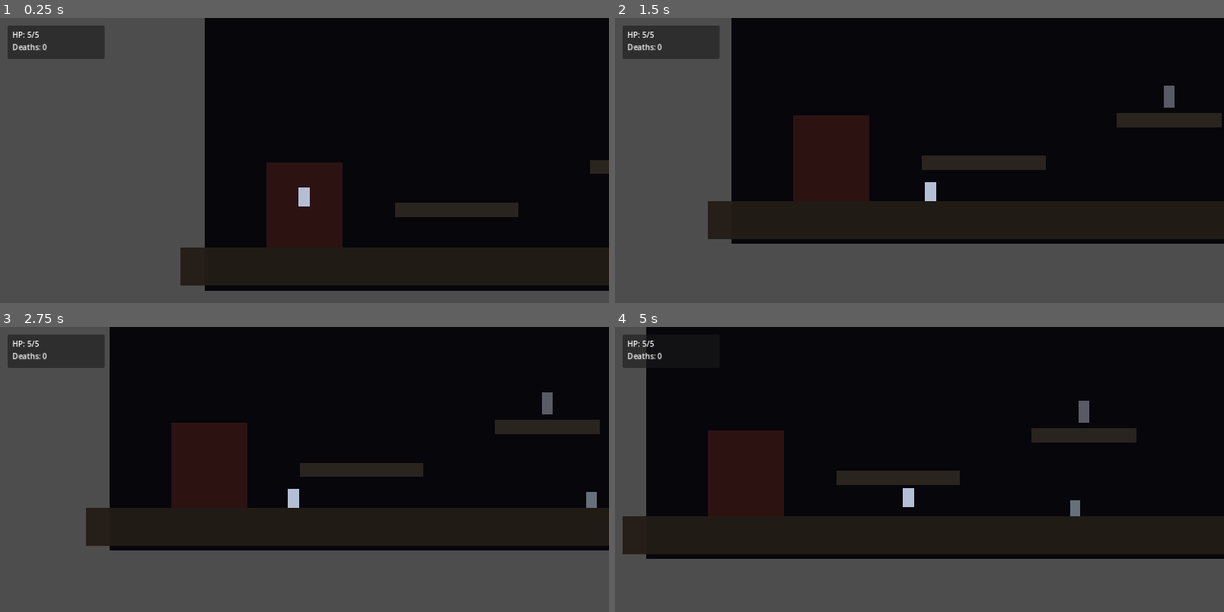
Above: before the commit, frames 1-4 (two rows, left to right).
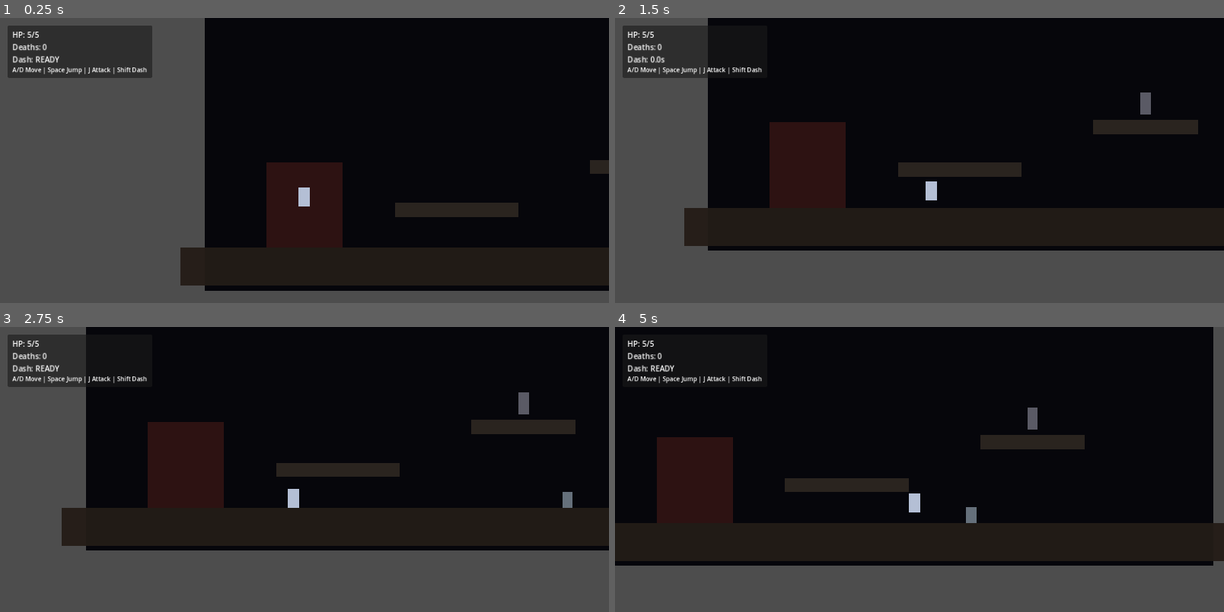
Above: after the commit, the same moments.

Repository: highneken/ProjectDarkness2D
Game: Godot game, scene res://scenes/Main.tscn
The game is run twice, just before and just after one commit, with the same random seed, the same clock (stepped at 60 frames per second) and the same inputs.
Inputs:
- Up to frame 1 (0.25 s): no input
- Up to frame 2 (1.5 s): hold D (move_right) from 0.53 s (still down); tap J (attack) at 0.6 s; tap Space (jump) at 0.77, 1.07 s; tap Shift (dash, bound only after the commit) at 0.8, 1.35 s
- Up to frame 3 (2.75 s): tap Space (jump) at 1.52, 1.55, 1.82, 2.1 s; release D (move_right) at 2.03 s; hold A (move_left) from 2.03 s (still down); tap J (attack) at 2.3 s
- Up to frame 4 (5 s): release A (move_left) at 2.78 s; hold D (move_right) 2.78-4.28 s; tap J (attack) at 2.85, 4.35 s; tap Space (jump) at 3.02, 3.32, 3.77, 3.8, 4.07, 4.52, 4.82 s; tap Shift (dash, bound only after the commit) at 3.05, 3.6 s; hold A (move_left) from 4.28 s (still down)

The runs differ from the first frame. In frame 1, 2.4% of the frame differs, in the area x 1-25%, y 2-22%; in frame 2, 14%; in frame 3, 7.5%; in frame 4, 19%, in the area x 0-100%, y 0-84%.

Commit message:
Proactive gameplay pass: add dash ability and HUD dash cooldown/controls

Diff:
--- a/project.godot
+++ b/project.godot
@@ -31,3 +31,7 @@
 "deadzone": 0.5,
 "events": [Object(InputEventKey,"resource_local_to_scene":false,"resource_name":"","device":-1,"window_id":0,"alt_press …(193 unchanged characters)…
 }
+dash={
+"deadzone": 0.5,
+"events": [Object(InputEventKey,"resource_local_to_scene":false,"resource_name":"","device":-1,"window_id":0,"alt_pressed":false,"shift_pressed":false,"ctrl_pressed":false,"meta_pressed":false,"pressed":false,"keycode":4194325,"physical_keycode":0,"key_label":0,"unicode":0,"location":0,"echo":false,"script":null), Object(InputEventKey,"resource_local_to_scene":false,"resource_name":"","device":-1,"window_id":0,"alt_pressed":false,"shift_pressed":false,"ctrl_pressed":false,"meta_pressed":false,"pressed":false,"keycode":75,"physical_keycode":0,"key_label":0,"unicode":107,"location":0,"echo":false,"script":null)]
+}
--- a/scenes/HUD.tscn
+++ b/scenes/HUD.tscn
@@ -8,8 +8,8 @@
 [node name="Panel" type="Panel" parent="."]
 offset_left = 16.0
 offset_top = 16.0
-offset_right = 220.0
-offset_bottom = 86.0
+offset_right = 320.0
+offset_bottom = 126.0
 
 [node name="HpLabel" type="Label" parent="Panel"]
 offset_left = 10.0
@@ -24,3 +24,18 @@
 offset_right = 180.0
 offset_bottom = 57.0
 text = "Deaths: 0"
+
+[node name="DashLabel" type="Label" parent="Panel"]
+offset_left = 10.0
+offset_top = 60.0
+offset_right = 260.0
+offset_bottom = 83.0
+text = "Dash: READY"
+
+[node name="ControlsLabel" type="Label" parent="Panel"]
+offset_left = 10.0
+offset_top = 84.0
+offset_right = 300.0
+offset_bottom = 109.0
+text = "A/D Move | Space Jump | J Attack | Shift Dash"
+scale = Vector2(0.8, 0.8)
--- a/scripts/hud.gd
+++ b/scripts/hud.gd
@@ -2,10 +2,14 @@
 
 @onready var hp_label: Label = $Panel/HpLabel
 @onready var death_label: Label = $Panel/DeathLabel
+@onready var dash_label: Label = $Panel/DashLabel
+
+var player_ref: Node
 
 func _ready() -> void:
 	var player := get_parent().get_node("Player")
 	var gm := get_parent().get_node("GameManager")
+	player_ref = player
 
 	if player.has_signal("hp_changed"):
 		player.hp_changed.connect(_on_hp_changed)
@@ -15,6 +19,16 @@
 		gm.death_count_changed.connect(_on_death_count_changed)
 		_on_death_count_changed(gm.death_count)
 
+func _process(_delta: float) -> void:
+	if player_ref == null:
+		return
+	if "dash_cooldown_left" in player_ref:
+		var cd: float = player_ref.dash_cooldown_left
+		if cd <= 0.01:
+			dash_label.text = "Dash: READY"
+		else:
+			dash_label.text = "Dash: %.1fs" % cd
+
 func _on_hp_changed(current: int, max_hp: int) -> void:
 	hp_label.text = "HP: %d/%d" % [current, max_hp]
 
--- a/scripts/player.gd
+++ b/scripts/player.gd
@@ -12,6 +12,9 @@
 @export var jump_buffer_time: float = 0.12
 @export var short_jump_cut: float = 0.5
 @export var invuln_time: float = 0.6
+@export var dash_speed: float = 520.0
+@export var dash_time: float = 0.16
+@export var dash_cooldown: float = 0.7
 
 var hp: int
 var facing: int = 1
@@ -19,6 +22,9 @@
 var coyote_timer := 0.0
 var jump_buffer_timer := 0.0
 var invuln := false
+var is_dashing := false
+var dash_time_left := 0.0
+var dash_cooldown_left := 0.0
 
 @onready var attack_area: Area2D = $AttackArea
 @onready var attack_shape: CollisionShape2D = $AttackArea/CollisionShape2D
@@ -30,34 +36,47 @@
 	emit_signal("hp_changed", hp, max_hp)
 
 func _physics_process(delta: float) -> void:
-	if Input.is_action_just_pressed("jump"):
-		jump_buffer_timer = jump_buffer_time
+	dash_cooldown_left = max(dash_cooldown_left - delta, 0.0)
+
+	if Input.is_action_just_pressed("dash") and dash_cooldown_left <= 0.0 and not is_dashing:
+		is_dashing = true
+		dash_time_left = dash_time
+		dash_cooldown_left = dash_cooldown
+
+	if is_dashing:
+		dash_time_left -= delta
+		velocity = Vector2(facing * dash_speed, 0)
+		if dash_time_left <= 0.0:
+			is_dashing = false
 	else:
-		jump_buffer_timer = max(jump_buffer_timer - delta, 0.0)
+		if Input.is_action_just_pressed("jump"):
+			jump_buffer_timer = jump_buffer_time
+		else:
+			jump_buffer_timer = max(jump_buffer_timer - delta, 0.0)
 
-	if is_on_floor():
-		coyote_timer = coyote_time
-	else:
-		coyote_timer = max(coyote_timer - delta, 0.0)
-		velocity.y += ProjectSettings.get_setting("physics/2d/default_gravity") * gravity_scale * delta
+		if is_on_floor():
+			coyote_timer = coyote_time
+		else:
+			coyote_timer = max(coyote_timer - delta, 0.0)
+			velocity.y += ProjectSettings.get_setting("physics/2d/default_gravity") * gravity_scale * delta
 
-	if jump_buffer_timer > 0.0 and coyote_timer > 0.0:
-		velocity.y = jump_velocity
-		jump_buffer_timer = 0.0
-		coyote_timer = 0.0
+		if jump_buffer_timer > 0.0 and coyote_timer > 0.0:
+			velocity.y = jump_velocity
+			jump_buffer_timer = 0.0
+			coyote_timer = 0.0
 
-	if Input.is_action_just_released("jump") and velocity.y < 0.0:
-		velocity.y *= short_jump_cut
+		if Input.is_action_just_released("jump") and velocity.y < 0.0:
+			velocity.y *= short_jump_cut
 
-	var direction := Input.get_axis("move_left", "move_right")
-	if direction != 0:
-		velocity.x = direction * speed
-		facing = 1 if direction > 0 else -1
-	else:
-		velocity.x = move_toward(velocity.x, 0, speed)
+		var direction := Input.get_axis("move_left", "move_right")
+		if direction != 0:
+			velocity.x = direction * speed
+			facing = 1 if direction > 0 else -1
+		else:
+			velocity.x = move_toward(velocity.x, 0, speed)
 
-	if Input.is_action_just_pressed("attack") and not attack_active:
-		start_attack()
+		if Input.is_action_just_pressed("attack") and not attack_active:
+			start_attack()
 
 	attack_area.position.x = 26 * facing
 	move_and_slide()
